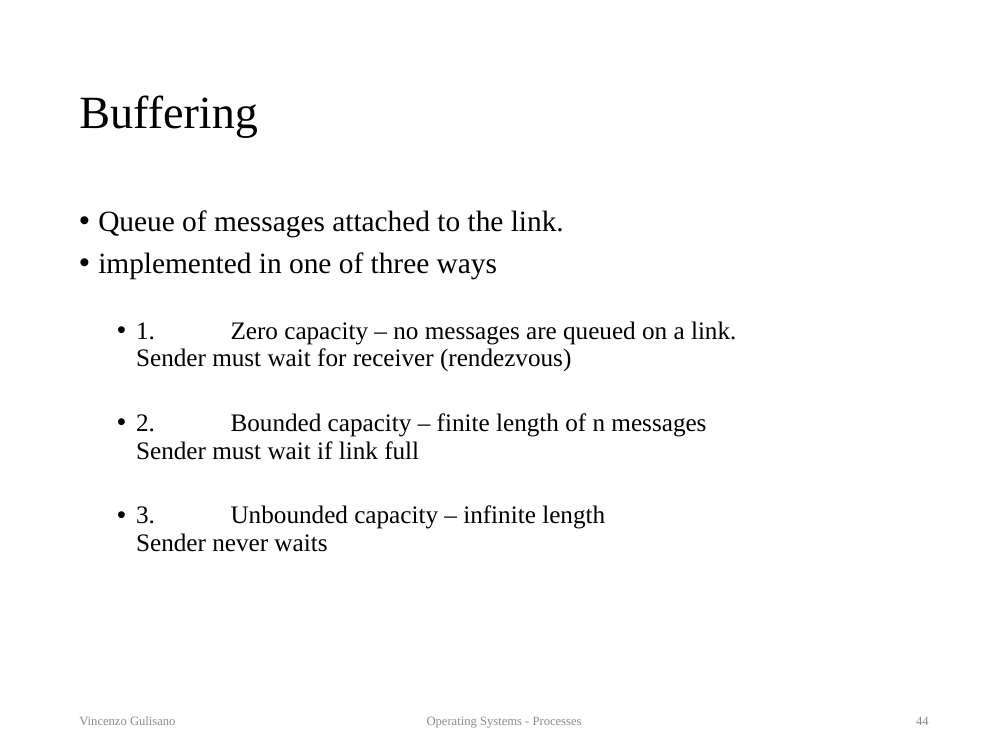
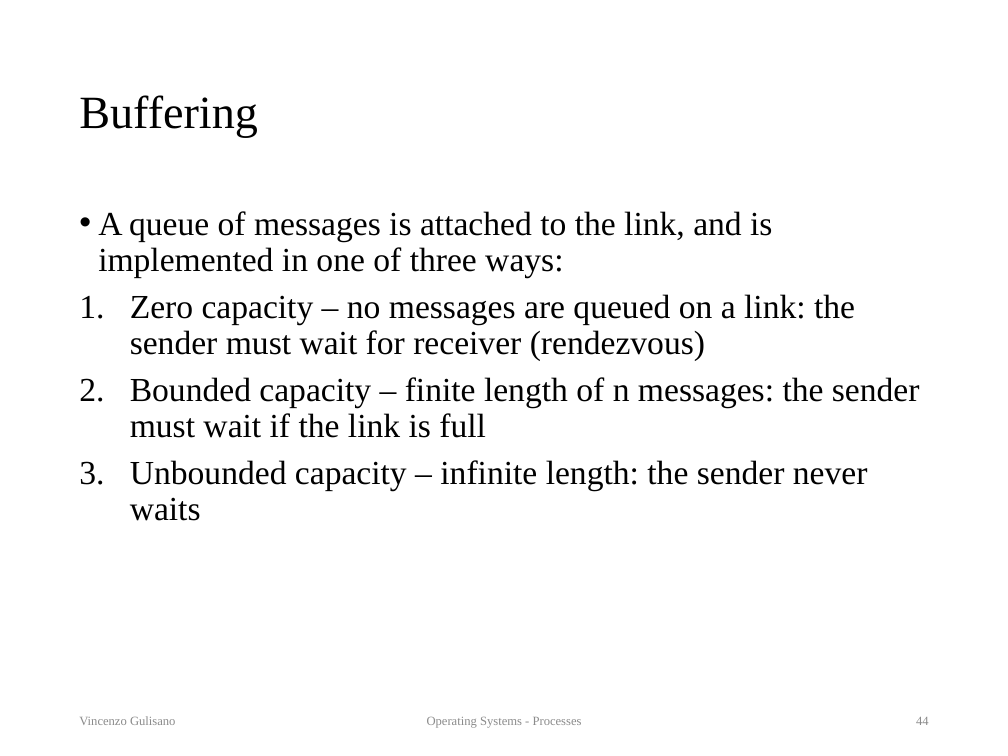
Before and after one commit to vincenzo-gulisano/os_material, a slide deck: slide 44 of slides/processes.pptx. Drawn at 1008x756 pixels with LibreOffice and Linux fonts; fonts in the diff are those of the drawing. Boxes give left, top, right and bottom in pixels: in the first picture for what was removed or moved away, otherwise in the second. Text is boxed around its words. In the diff, an @@ line names an element or a change of style, - is before the commit and + after.

Commit message:
Polished processes slides (mainly typos and broken sentences, but also some sentence that was possibly confusing / over-simplifying). Slightly updated exerices at the end too

```diff
--- a/slides/processes.pptx
+++ b/slides/processes.pptx
@@ text at (98,211,920,521): text changed; size 18 to 24 pt @@
-• Queue of messages attached to the link.
-• implemented in one of three ways
-  • 1. Zero capacity – no messages are queued on a link.
-    Sender must wait for receiver (rendezvous)
-  • 2. Bounded capacity – finite length of n messages
-    Sender must wait if link full
-  • 3. Unbounded capacity – infinite length
-    Sender never waits
+• A queue of messages is attached to the link, and is implemented in one of three ways:
+1. Zero capacity – no messages are queued on a link: the sender must wait for receiver (rendezvous)
+2. Bounded capacity – finite length of n messages: the sender must wait if the link is full
+3. Unbounded capacity – infinite length: the sender never waits
```
Also in this commit, not shown: 39 other slides changed, 3 other files.
